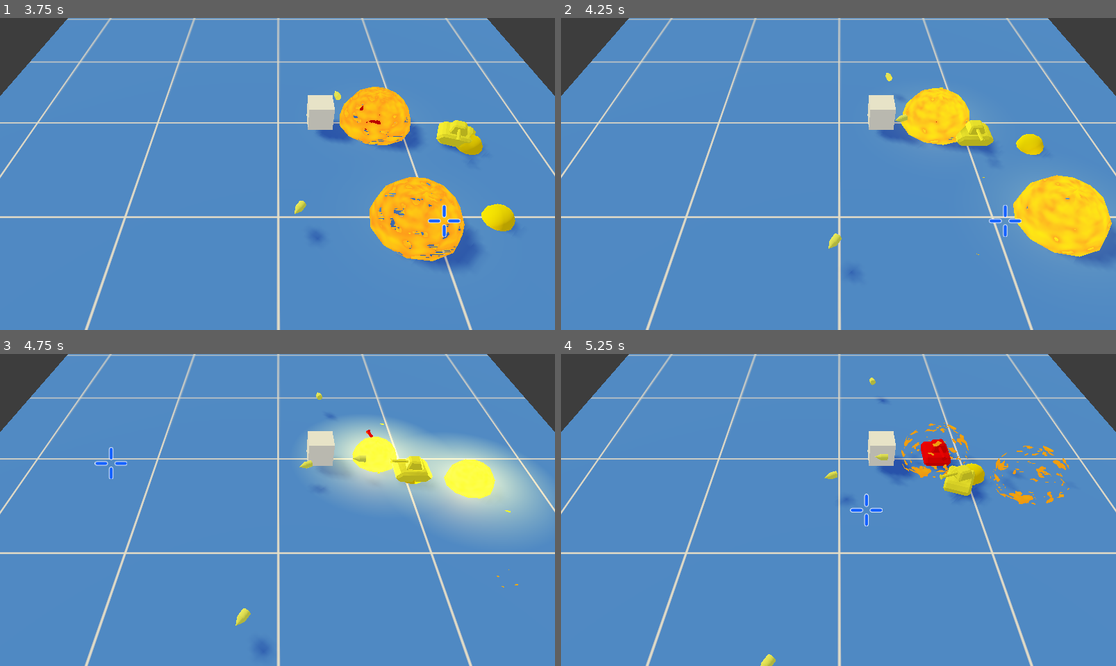
Above: before the commit, frames 1-4 (two rows, left to right).
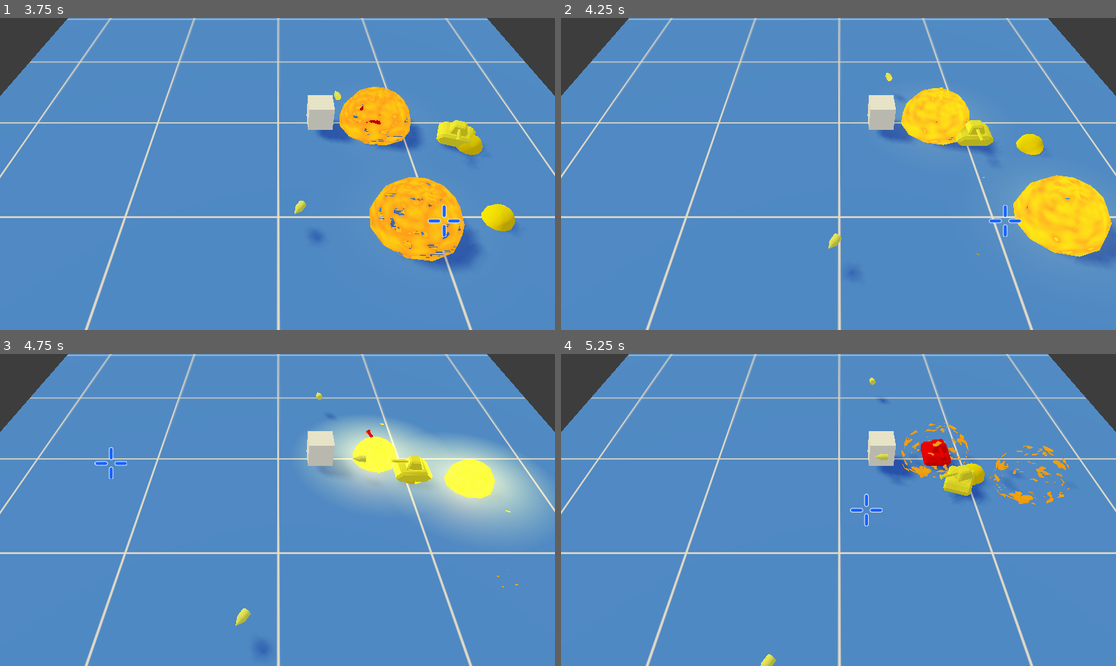
Above: after the commit, the same moments.

Repository: Hasnep/combatanks
Game: Godot game, scene res://World/World.tscn
Same seed, same stepped clock (60 frames per second), same inputs: the game is played once before the commit and once after it.
Inputs (mouse positions are in pixels of both pictures, inside the frame that each line leads up to):
- Up to frame 1 (3.75 s): tap Enter at 0.5 s; move the mouse to (399, 158) at 0.52 s; hold Right (move_right) 0.53-1.28 s; right-click (399, 158) at 0.6 s; move the mouse to (166, 189) at 1.27 s; hold Down (move_down) 1.28-2.03 s; right-click (166, 189) at 1.35 s; move the mouse to (333, 105) at 2.02 s; hold Right (move_right) 2.03-2.78 s; click (333, 105) at 2.1 s; right-click (333, 105) at 2.3 s; move the mouse to (249, 236) at 2.77 s; hold Up (move_up) 2.78-3.53 s; right-click (249, 236) at 2.85 s; move the mouse to (444, 220) at 3.52 s; hold Left (move_left) from 3.53 s (still down); right-click (444, 220) at 3.6 s
- Up to frame 2 (4.25 s): keep holding Left (move_left)
- Up to frame 3 (4.75 s): keep holding Left (move_left); move the mouse to (111, 463) at 4.27 s; click (111, 463) at 4.35 s; right-click (111, 463) at 4.55 s
- Up to frame 4 (5.25 s): move the mouse to (866, 510) at 5.02 s; release Left (move_left) at 5.03 s; hold Down (move_down) from 5.03 s (still down); right-click (866, 510) at 5.1 s

Frame 1 is identical in both runs. In frame 2, less than 0.1% of the frame differs, in the area x 60-65%, y 30-40%; in frame 3, less than 0.1%; in frame 4, less than 0.1%, in the area x 47-53%, y 37-48%.

Commit message:
Add maximum number of bullets per tank

Diff:
--- a/Bullet/Bullet.gd
+++ b/Bullet/Bullet.gd
@@ -16,6 +16,7 @@
 		+ Vector3(0, TURRRET_HEIGHT, 0)
 		+ BARREL_LENGTH * transform.basis.z
 	)
+	$BulletVisibilityNotifier.connect("screen_exited", parent, "_on_bullet_removed")
 
 
 func _collide_wall(collision: KinematicCollision):
--- a/Bullet/Bullet.tscn
+++ b/Bullet/Bullet.tscn
@@ -3,7 +3,6 @@
 [ext_resource path="res://Bullet/Bullet.gd" type="Script" id=1]
 [ext_resource path="res://Bullet/BulletModel.obj" type="ArrayMesh" id=2]
 [ext_resource path="res://Bullet/BulletTexture.tres" type="Material" id=3]
-
 
 [sub_resource type="CylinderShape" id=1]
 
@@ -18,3 +17,5 @@
 [node name="BulletHitbox" type="CollisionShape" parent="."]
 transform = Transform( 4.77671e-16, 2.18557e-08, 0.25, 0.25, -2.18557e-08, 0, 1.09278e-08, 0.5, -1.09278e-08, 0, 0, 0.25 )
 shape = SubResource( 1 )
+
+[node name="BulletVisibilityNotifier" type="VisibilityNotifier" parent="."]
--- a/Tank/Enemies/TankEnemyBasic.gd
+++ b/Tank/Enemies/TankEnemyBasic.gd
@@ -8,6 +8,10 @@
 
 func get_max_angular_velocity() -> float:
 	return 0.0
+
+
+func get_max_bullets() -> int:
+	return 1
 
 
 func get_colour() -> Color:
--- a/Tank/Player/TankPlayer.gd
+++ b/Tank/Player/TankPlayer.gd
@@ -8,6 +8,10 @@
 
 func get_max_angular_velocity() -> float:
 	return 0.1
+
+
+func get_max_bullets() -> int:
+	return 3
 
 
 func get_colour() -> Color:
--- a/Tank/Tank.gd
+++ b/Tank/Tank.gd
@@ -8,6 +8,10 @@
 
 func get_max_angular_velocity() -> float:
 	return 0.0
+
+
+func get_max_bullets() -> int:
+	return 0
 
 
 func get_colour() -> Color:
@@ -31,10 +35,12 @@
 	return false
 
 
-var max_speed = get_max_movement_speed()
-var max_angular_velocity = get_max_angular_velocity()
+var max_speed: float = get_max_movement_speed()
+var max_angular_velocity: float = get_max_angular_velocity()
+var max_bullets: int = get_max_bullets()
 
 var speed: float = 0.0
+var n_bullets: int = 0
 
 
 func _ready():
@@ -96,6 +102,12 @@
 
 
 func _shoot():
-	var b = Bullet.instance()
-	b.constructor($".", transform.origin, turret.global_transform.basis.get_euler())
-	bullet_container.add_child(b)
+	if n_bullets < max_bullets:
+		var b = Bullet.instance()
+		b.constructor($".", transform.origin, turret.global_transform.basis.get_euler())
+		bullet_container.add_child(b)
+		n_bullets += 1
+
+
+func _on_bullet_removed():
+	n_bullets -= 1
